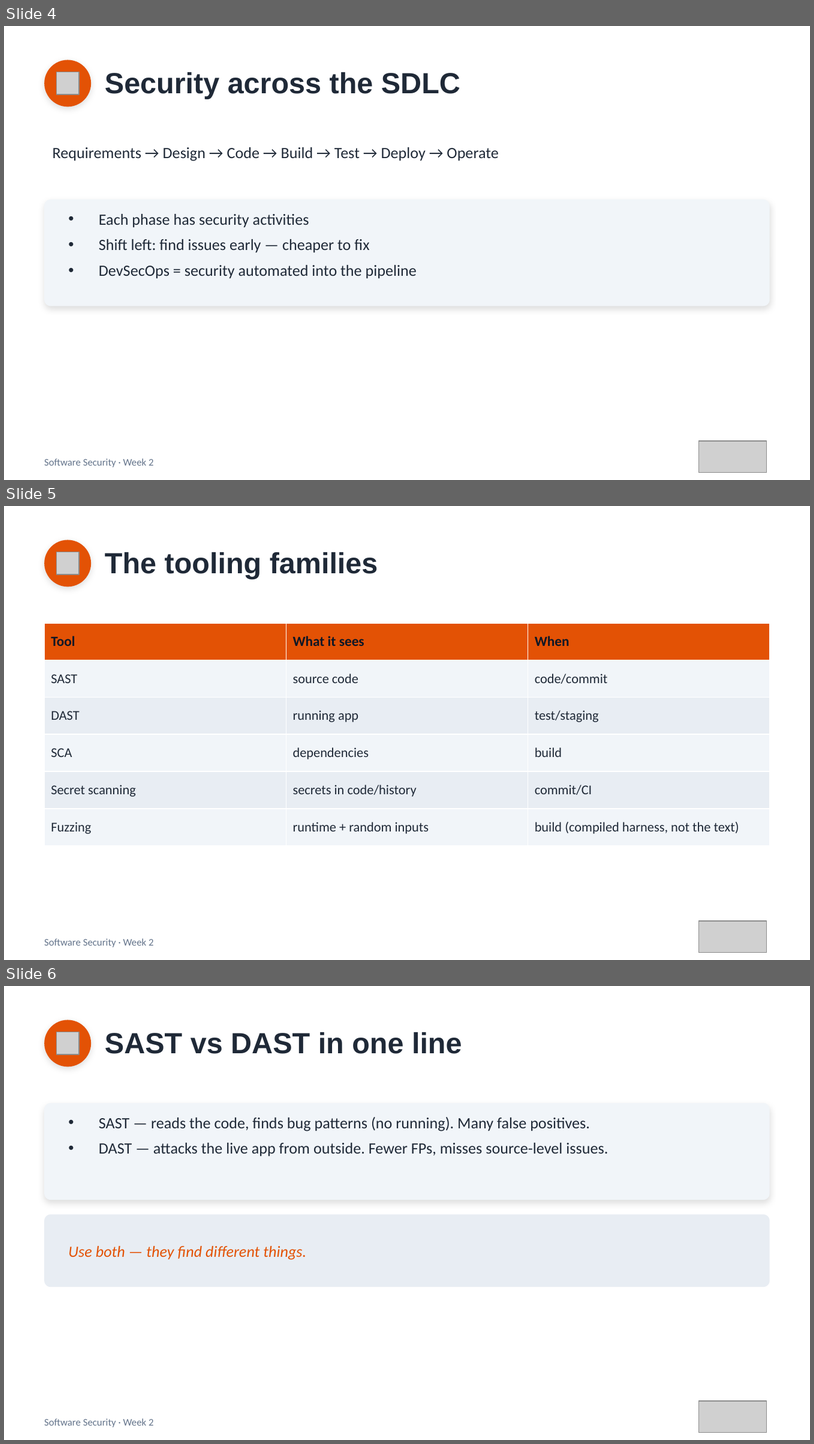
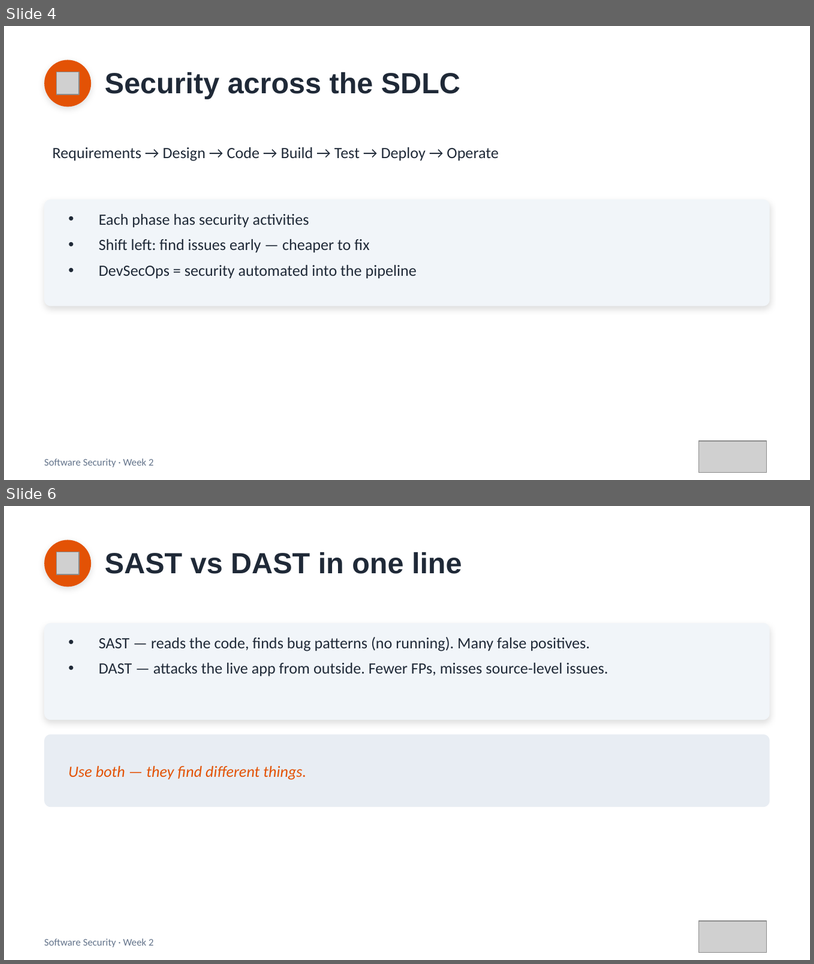
Before and after one commit to 6531503085Sutapat/software-security, a slide deck: slides/pptx/week02.pptx. Shown one above the other, each under a label of ours: slides 4, 5 and 6 before the commit, slides 4 and 6 after it; the slides between them are not shown. The pictures are 814x1444 and 814x964 pixels, drawn with LibreOffice and Linux fonts; fonts in the diff are those of the drawing; grey boxes stand for pictures. Boxes give left, top, right and bottom in pixels: in the first picture for what was removed or moved away, otherwise in the second. Text is boxed around its words. In the diff, an @@ line names an element or a change of style, - is before the commit and + after.

```diff
--- a/slides/pptx/week02.pptx
+++ b/slides/pptx/week02.pptx
@@ slide 5 removed at (4,506,810,960), background #FFFFFF @@
@@ ellipse removed at (44,540,91,586) @@
@@ picture removed at (56,552,79,574) @@
@@ text removed at (105,552,378,579) @@
-The tooling families
@@ table removed at (44,623,770,836), 6 rows, 3 columns @@
-Tool | What it sees | When
-SAST | source code | code/commit
-DAST | running app | test/staging
-SCA | dependencies | build
-Secret scanning | secrets in code/history | commit/CI
-Fuzzing | runtime + random inputs | build (compiled harness, not the text)
@@ picture removed at (699,921,767,952) @@
@@ text removed at (44,938,154,947) @@
-Software Security · Week 2
```
Also in this commit, not shown: 3 slides added, 7 other files.
